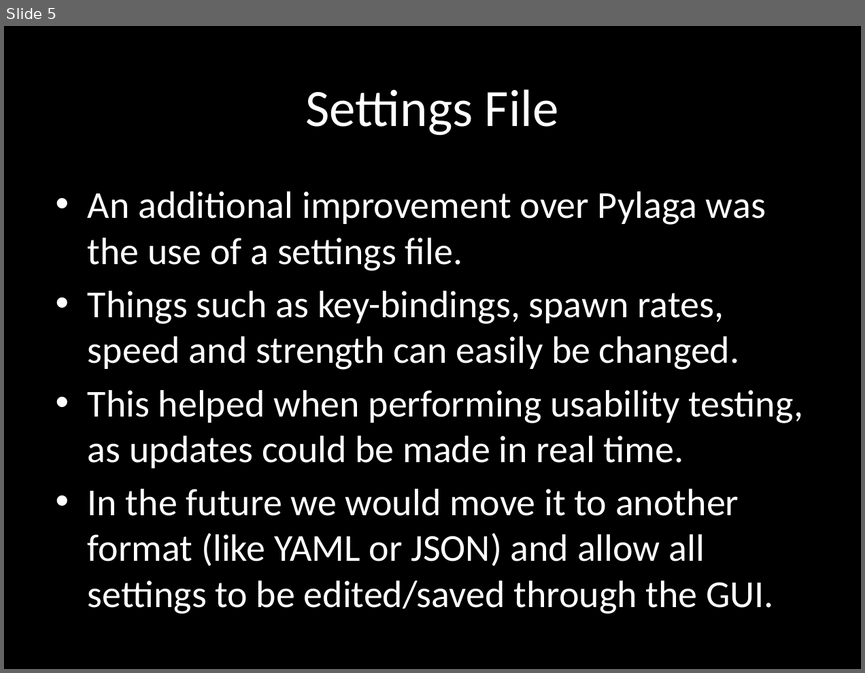
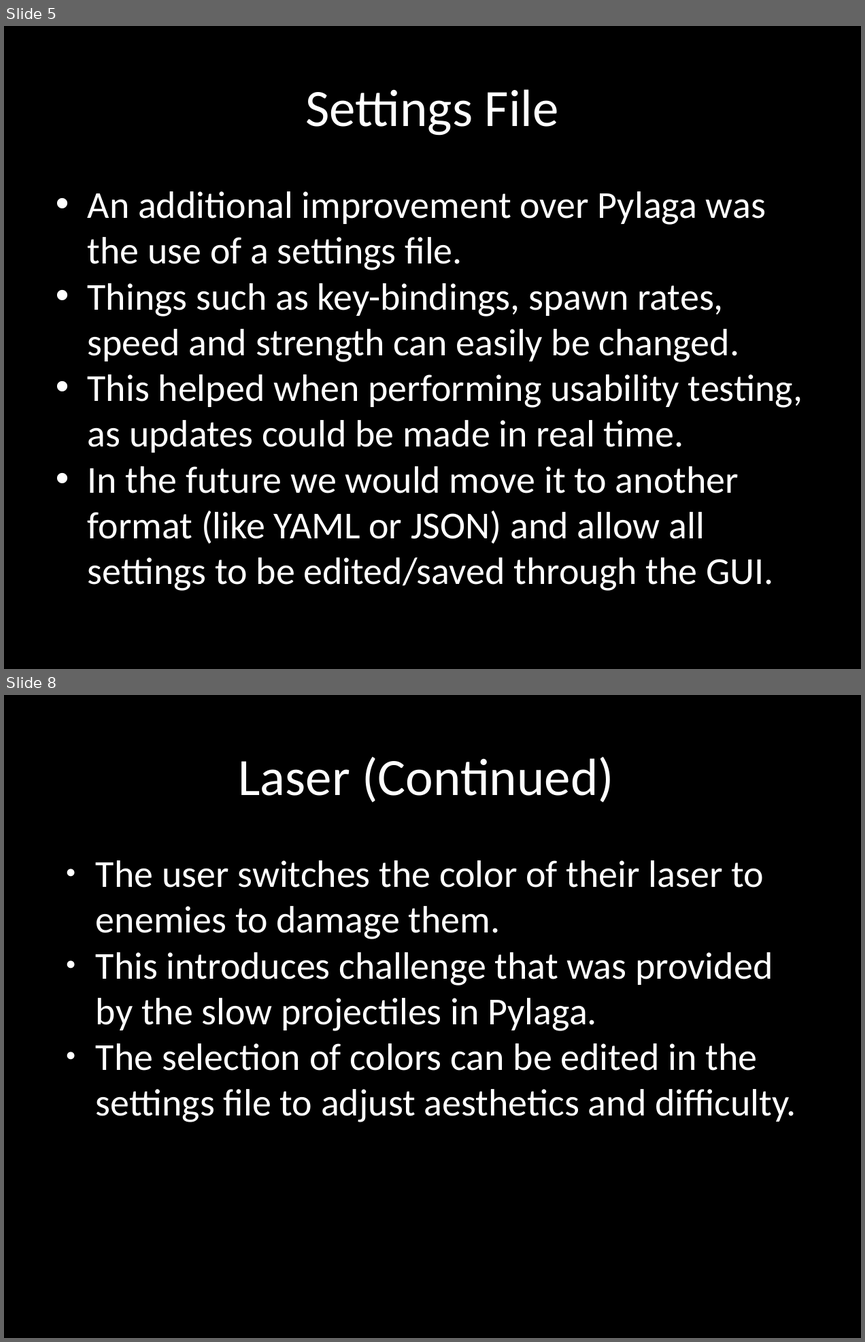
Before and after one commit to terrencepreilly/CPS410, a slide deck: final_presentation/Presentation.pptx. Shown one above the other, each under a label of ours: slide 5 before the commit, slides 5 and 8 after it; the slides between them are not shown. The pictures are 865x673 and 865x1342 pixels, drawn with LibreOffice and Linux fonts; fonts in the diff are those of the drawing. Boxes give left, top, right and bottom in pixels: in the first picture for what was removed or moved away, otherwise in the second. Text is boxed around its words. In the diff, an @@ line names an element or a change of style, - is before the commit and + after.

```diff
--- a/final_presentation/Presentation.pptx
+++ b/final_presentation/Presentation.pptx
@@ slide 8 added at [4,695,861,1338], background #000000 @@
@@ text added at [239,757,613,802], 44 pt, text #FFFFFF @@
+Laser (Continued)
@@ text added at [96,860,796,1122], 32 pt, text #FFFFFF @@
+● The user switches the color of their laser to enemies to damage them.
+● This introduces challenge that was provided by the slow projectiles in Pylaga.
+● The selection of colors can be edited in the settings file to adjust aesthetics and difficulty.
@@ slide 5 changed as well @@
@@ text "An additional improvement over Pylaga ..." at [88,191,803,590]: indent changed; less space between paragraphs @@
```
Also in this commit, not shown: 4 other slides changed, 3 other slides added, 4 slides removed.
